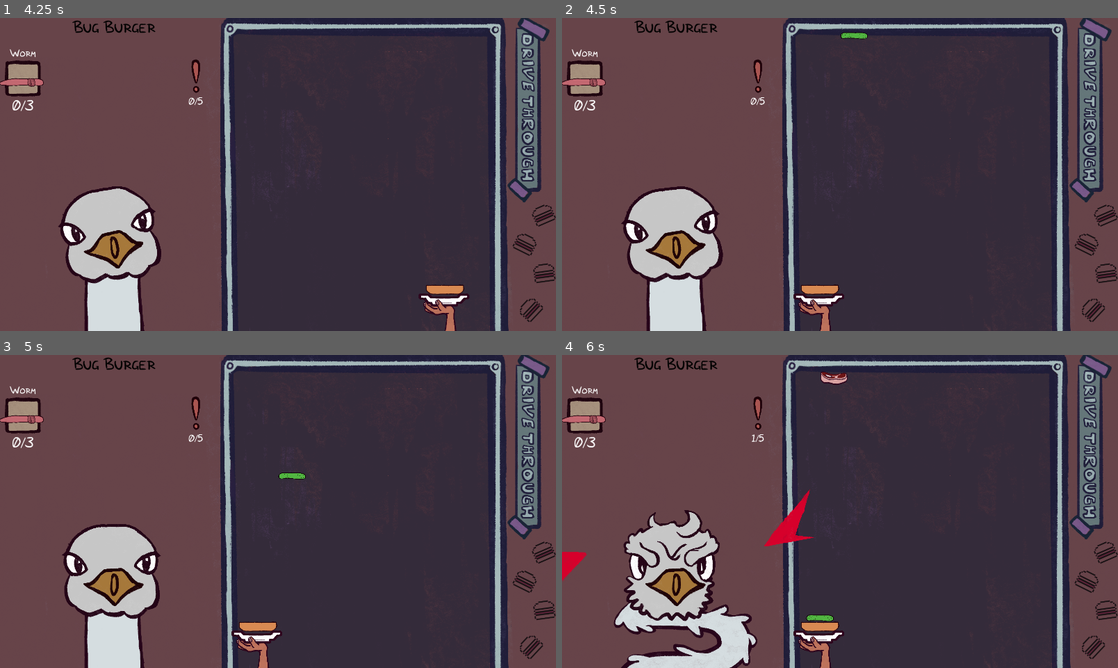
Above: before the commit, frames 1-4 (two rows, left to right).
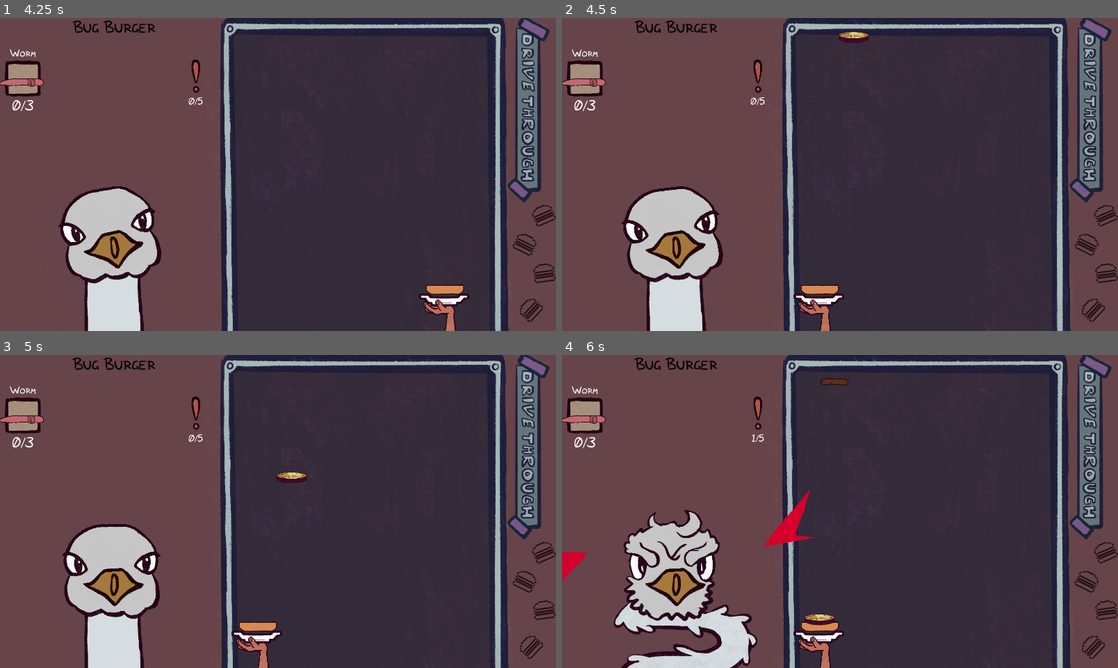
Above: after the commit, the same moments.

Repository: SirLich/funky-drive-through
Game: Godot game, scene res://game.tscn
The game is run twice, just before and just after one commit, with the same random seed, the same clock (stepped at 60 frames per second) and the same inputs.
Inputs (mouse positions are in pixels of both pictures, inside the frame that each line leads up to):
- Up to frame 1 (4.25 s): move the mouse to (400, 158) at 0.52 s; press the mouse at (400, 158) at 0.53 s; move the mouse to (166, 190) at 1.27 s; release the mouse at (166, 190) at 1.28 s; click (166, 190) at 1.35 s; move the mouse to (333, 105) at 2.02 s; press the mouse at (333, 105) at 2.03 s; move the mouse to (250, 237) at 2.77 s; release the mouse at (250, 237) at 2.78 s; click (250, 237) at 2.85 s; move the mouse to (444, 221) at 3.52 s; press the mouse at (444, 221) at 3.53 s
- Up to frame 2 (4.5 s): move the mouse to (673, 127) at 4.27 s; release the mouse at (673, 127) at 4.28 s; click (673, 127) at 4.35 s
- Up to frame 3 (5 s): no input
- Up to frame 4 (6 s): move the mouse to (867, 511) at 5.02 s; press the mouse at (867, 511) at 5.03 s; move the mouse to (756, 433) at 5.77 s; release the mouse at (756, 433) at 5.78 s; click (756, 433) at 5.85 s

Frame 1 is identical in both runs. In frame 2, 0.2% of the frame differs, in the area x 49-56%, y 4-8%; in frame 3, 0.2%; in frame 4, 0.3%, in the area x 43-52%, y 5-87%.

Commit message:
Add normal burger level

Diff:
--- a/global.tscn
+++ b/global.tscn
@@ -16,10 +16,12 @@
 [ext_resource type="Resource" uid="uid://xd01ccv1itdl" path="res://item_types/eggplant.tres" id="11_vhbeb"]
 [ext_resource type="Resource" uid="uid://uojon2jy1wdp" path="res://recipes/red_meat.tres" id="12_d412x"]
 [ext_resource type="Resource" uid="uid://q6fa3t2063uj" path="res://item_types/tomato.tres" id="12_v74pt"]
+[ext_resource type="Resource" uid="uid://0natumgqnctk" path="res://item_types/patty.tres" id="13_v5u5r"]
+[ext_resource type="Resource" uid="uid://c10uio2gylx77" path="res://recipes/normal_burger.tres" id="17_h8006"]
 
 [node name="Global" type="Node"]
 process_mode = 3
 script = ExtResource("1_c0auo")
-all_items = Array[Resource("res://item_type.gd")]([ExtResour …(216 unchanged characters)… rce("11_vhbeb"), ExtResource("12_v74pt")])
+all_items = Array[Resource("res://item_type.gd")]([ExtResour …(216 unchanged characters)… rce("11_vhbeb"), ExtResource("12_v74pt"), ExtResource("13_v5u5r")])
 top_bun = ExtResource("5_drngt")
-recipes = Array[Resource("res://recipe.gd")]([ExtResource("6_3outg"), ExtResource("8_0bbo8"), ExtResource("12_d412x")])
+recipes = Array[Resource("res://recipe.gd")]([ExtResource("6_3outg"), ExtResource("8_0bbo8"), ExtResource("17_h8006"), ExtResource("12_d412x")])
--- a/recipes/normal_burger.tres
+++ b/recipes/normal_burger.tres
@@ -1,25 +1,33 @@
-[gd_resource type="Resource" script_class="Recipe" load_steps=6 format=3 uid="uid://c10uio2gylx77"]
+[gd_resource type="Resource" script_class="Recipe" load_steps=10 format=3 uid="uid://c10uio2gylx77"]
 
+[ext_resource type="PackedScene" uid="uid://bwckprmdmmhxv" path="res://scenes/bird.tscn" id="1_d54xl"]
 [ext_resource type="Script" path="res://recipe_item.gd" id="1_i1x2l"]
 [ext_resource type="Script" path="res://recipe.gd" id="1_wdnct"]
+[ext_resource type="Resource" uid="uid://0natumgqnctk" path="res://item_types/patty.tres" id="2_mqifa"]
+[ext_resource type="Resource" uid="uid://bfv6uyljs0isy" path="res://item_types/cheese.tres" id="3_wdjl3"]
+[ext_resource type="Resource" uid="uid://q6fa3t2063uj" path="res://item_types/tomato.tres" id="4_hf85m"]
 
 [sub_resource type="Resource" id="Resource_5akaj"]
 script = ExtResource("1_i1x2l")
-num = 0
+type = ExtResource("2_mqifa")
+num = 1
 
 [sub_resource type="Resource" id="Resource_vqmff"]
 script = ExtResource("1_i1x2l")
-num = 0
+type = ExtResource("3_wdjl3")
+num = 1
 
 [sub_resource type="Resource" id="Resource_r0sh7"]
 script = ExtResource("1_i1x2l")
-num = 0
+type = ExtResource("4_hf85m")
+num = 1
 
 [resource]
 script = ExtResource("1_wdnct")
 name = "Normal Burger"
 ingredients = Array[ExtResource("1_i1x2l")]([SubResource("Resource_5akaj"), SubResource("Resource_vqmff"), SubResource("Resource_r0sh7")])
-allowed_mistakes = 0
+allowed_mistakes = 3
 good_chance = 0.5
 bun_chance = 0.2
-gravity = 500
+character = ExtResource("1_d54xl")
+gravity = 505
--- a/recipes/red_meat.tres
+++ b/recipes/red_meat.tres
@@ -24,3 +24,4 @@
 good_chance = 0.8
 bun_chance = 0.3
 character = ExtResource("1_n4drr")
+gravity = 500
Not shown: 1 places in global.tscn that only renumber resources
